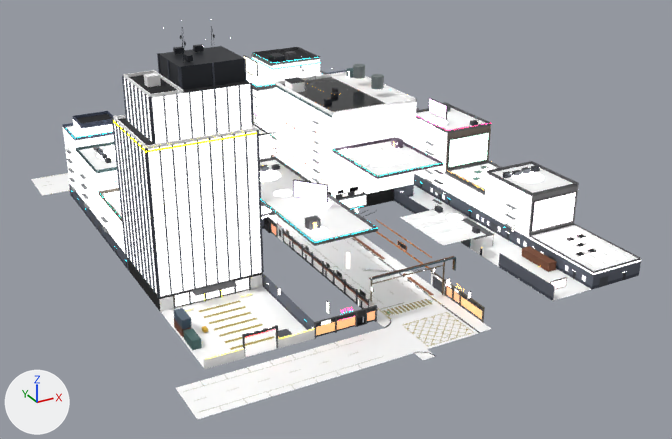
An edit to the glTF model public/scenes/world/world-phone-afterlife.glb, drawn before and after from the same camera.
Before and after are seen from a 50 mm lens placed at (316.0, 8.0, 123.0), pointed at (443.0, 239.0, 7.0). Lighting does not change. The marker at lower left points along +X, +Y and +Z. The first picture is the older version. Where no turn or scale is listed for an object, it has been applied to the vertices. Vertices at exactly the same position are counted once.

Objects in the first picture: 'afterlife_asphalt', 'afterlife_billboard', 'afterlife_castconcrete', 'afterlife_concrete', 'afterlife_container', 'afterlife_facade', 'afterlife_glass_dark', 'afterlife_glow', 'afterlife_sidewalk', 'afterlife_trim', 'rooftop_concrete', 'rooftop_facade_t2', 'rooftop_metal', 'rooftop_roof_wet' and 20 more.
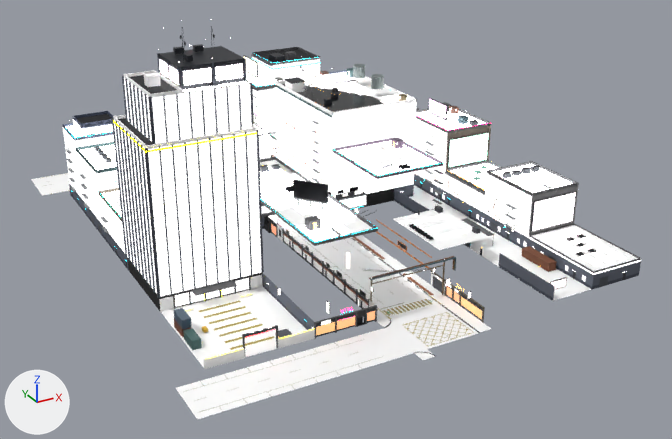
Where the newer file only moved an object's origin or applied its transform, the numbers keep the older frame.

Pixel boxes (x1, y1, x2, y2) of what changed, in the pictures (672 x 439 px):
'afterlife_concrete', reshaped
    before: (66, 71, 638, 369)
    after: (159, 75, 638, 369)
'afterlife_glow', reshaped, moved, rescaled
    before: (97, 19, 625, 333)
    after: (66, 19, 625, 333)
'afterlife_container', reshaped, moved, rescaled (917% wider, 551% taller)
    before: (174, 308, 202, 350)
    after: (174, 71, 468, 350)
'afterlife_glass_dark', reshaped
    before: (473, 166, 597, 256)
    after: (284, 164, 597, 256)
part 1 of me_ncw_afterlife_billboard_0, deleted
    before: (294, 181, 327, 202)
part 2 of me_ncw_afterlife_concrete_0, added
    after: (393, 217, 490, 250)
part 3 of me_ncw_afterlife_container_0, added
    after: (399, 94, 407, 101)
part 4 of me_ncw_afterlife_container_0, added
    after: (449, 106, 468, 124)
part 5 of me_ncw_afterlife_glass_dark_0, added
    after: (284, 164, 434, 240)
part 6 of me_ncw_afterlife_glow_0, built on
    before: (246, 76, 491, 235)
    after: (66, 45, 573, 241)

The edits, one by one:
me_ncw_afterlife_billboard_0 is used by ob_afterlife_billboard; location (457.2, 256.9, 18.7).
me_ncw_afterlife_billboard_0 had 96 vertices, 48 faces and spanned x -50.0..50.0, y -79.0..79.0, z -17.0..17.0.
me_ncw_afterlife_billboard_0 now has 80 vertices, 40 faces and spans x -50.0..50.0, y -79.0..79.0, z -17.0..17.0.
me_ncw_afterlife_billboard_0 part 1: the loose piece of 4 vertices spanning x -40.0..-34.0, y -49.0..-41.0, z 10.0..14.0 is deleted.
Other edits to the shape of me_ncw_afterlife_billboard_0 do not show in these pictures.
me_ncw_afterlife_concrete_0 is used by ob_afterlife_concrete; location (443.9, 259.9, 17.0).
me_ncw_afterlife_concrete_0 had 288 vertices, 278 faces and spanned x -64.0..64.0, y -84.0..84.0, z -17.0..17.0.
me_ncw_afterlife_concrete_0 now has 306 vertices, 289 faces and spans x -64.0..64.0, y -84.0..84.0, z -17.0..41.0.
me_ncw_afterlife_concrete_0 part 2: 4 vertices added at x 14.0..32.0, y -56.0..-30.0, z -9.0.
Other edits to the shape of me_ncw_afterlife_concrete_0 do not show in these pictures.
me_ncw_afterlife_container_0 is used by ob_afterlife_container; location (381.7, 205.9, 2.8); scale (6.55, 6.55, 6.55).
me_ncw_afterlife_container_0 had 24 vertices, 30 faces and spanned x -0.19..0.19, y -1.0..1.0, z -0.4..0.4.
me_ncw_afterlife_container_0 now has 96 vertices, 120 faces and spans x -0.87..0.87, y -1.0..1.0, z -0.25..0.25.
me_ncw_afterlife_container_0 part 3: the loose piece of 8 vertices spanning x -0.19..0.19, y -1.0..-0.08, z -0.4..0.0 is copied, and the copy is scaled about its middle by (0.0743, 0.0304, 0.077), then moved by (0.52, 0.4, 0.43); it spans x 0.5..0.53, y -0.16..-0.13, z 0.22..0.25.
me_ncw_afterlife_container_0 part 4: 16 vertices added at x 0.79..0.87, y -0.25..-0.06, z 0.09..0.13.
Other edits to the shape of me_ncw_afterlife_container_0 do not show in these pictures.
me_ncw_afterlife_glass_dark_0 is used by ob_afterlife_glass_dark; location (465.0, 233.2, 18.0).
me_ncw_afterlife_glass_dark_0 had 44 vertices, 22 faces and spanned x -39.4..39.4, y -47.7..47.7, z -12.4..12.4.
me_ncw_afterlife_glass_dark_0 now has 96 vertices, 48 faces and spans x -45.5..39.4, y -47.7..109.7, z -12.4..12.4.
Part 5, on me_ncw_afterlife_glass_dark_0:
28 vertices are added at x -45.5..6.3, y -22.9..108.8, z -9.6..10.7.
18 new vertices lie (0.0, 1.0, 0.5) away from vertices in x -45.5..0.6, y -22.9..0.7, z -9.6..8.3.
6 new vertices lie (0.0, 0.9, 0.5) away from vertices in x -6.8..6.3, y -19.9..108.8, z -9.6..10.7.
26 new faces join them.
me_ncw_afterlife_glow_0 is used by ob_afterlife_glow; location (443.9, 258.1, 37.6); scale (79.5, 79.5, 79.5).
me_ncw_afterlife_glow_0 had 2659 vertices, 3170 faces and spanned x -0.81..0.81, y -1.0..1.0, z -0.47..0.47.
me_ncw_afterlife_glow_0 now has 14764 vertices, 13612 faces and spans x -0.78..0.78, y -1.0..1.0, z -0.45..0.45.
me_ncw_afterlife_glow_0 part 6: 106 vertices moved within x -0.72..0.78, y -0.59..0.96, z -0.34..-0.09; 639 vertices removed from x -0.72..0.78, y -0.8..1.0, z -0.39..-0.09; 14426 vertices added at x -0.78..0.78, y -1.0..1.0, z -0.45..0.45.
Other edits to the shape of me_ncw_afterlife_glow_0 do not show in these pictures.
Object 'afterlife_container' (ob_afterlife_container) moves from (381.7, 205.9, 2.8) to (443.2, 271.3, 18.2).
Object 'afterlife_container' (ob_afterlife_container) is rescaled from (6.55, 6.55, 6.55) to (71.9, 71.9, 71.9).
Object 'afterlife_glow' (ob_afterlife_glow) moves from (443.9, 258.1, 37.6) to (443.6, 261.1, 37.6).
Object 'afterlife_glow' (ob_afterlife_glow) is rescaled from (79.5, 79.5, 79.5) to (82.6, 82.6, 82.6).
